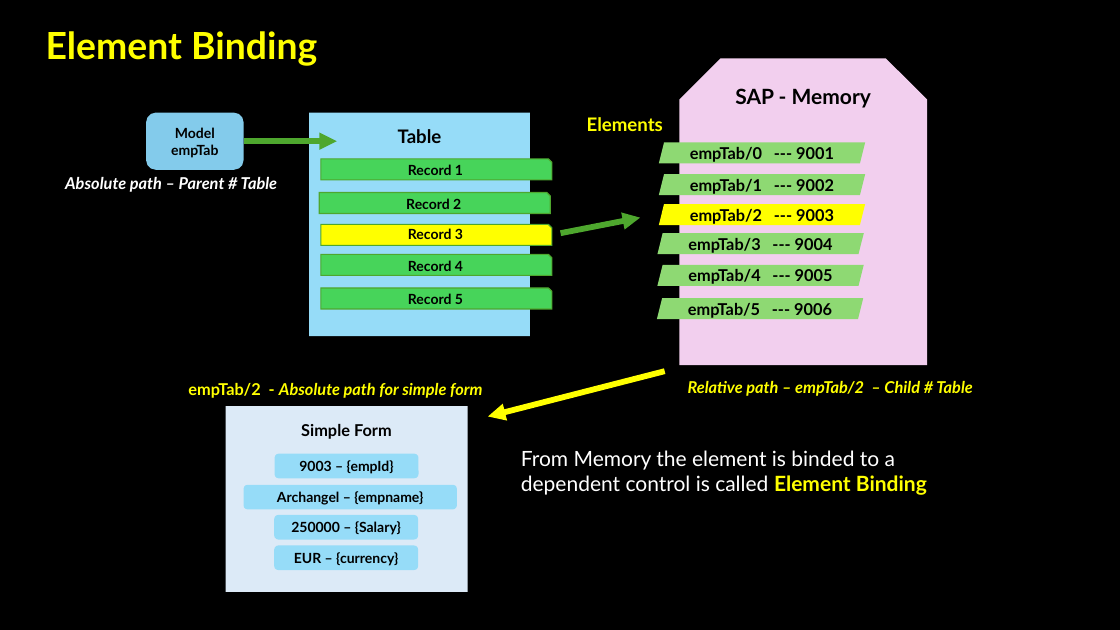
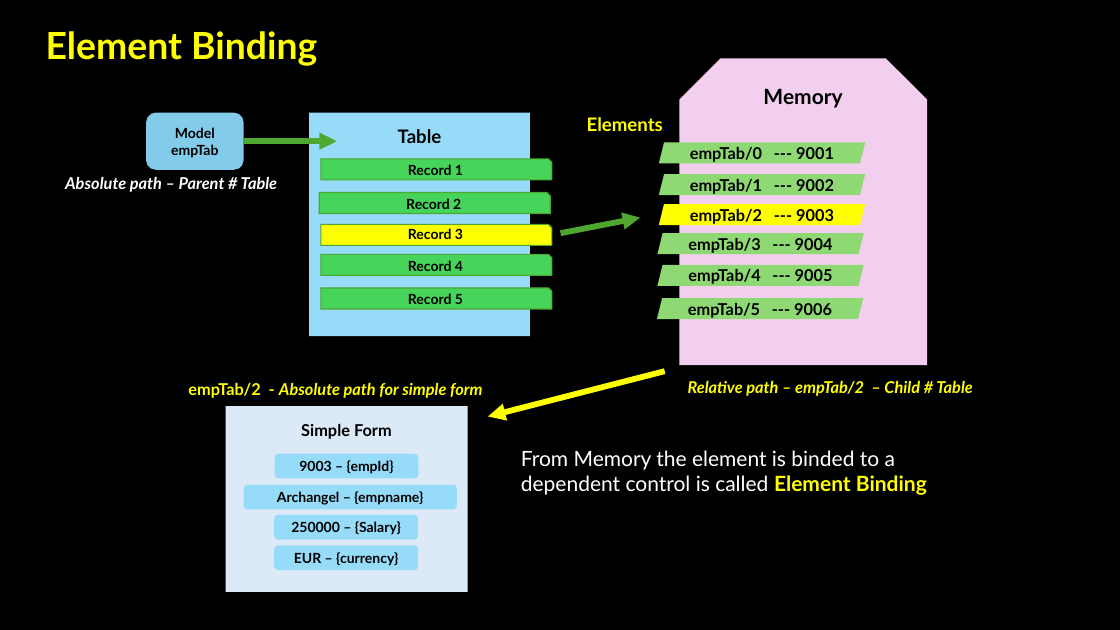
Before and after one commit to Octavius-Dante/Arthelais, a slide deck: slide 2 of ex_15/Element binding.pptx. Drawn at 1120x630 pixels with LibreOffice and Linux fonts; fonts in the diff are those of the drawing. Boxes give left, top, right and bottom in pixels: in the first picture for what was removed or moved away, otherwise in the second. Text is boxed around its words. In the diff, an @@ line names an element or a change of style, - is before the commit and + after.

```diff
--- a/ex_15/Element binding.pptx
+++ b/ex_15/Element binding.pptx
@@ text in snip same rect at box(763, 88, 842, 108): text changed @@
-SAP - Memory
+Memory
```
Also in this commit, not shown: 1 other slide changed, 4 other files.
